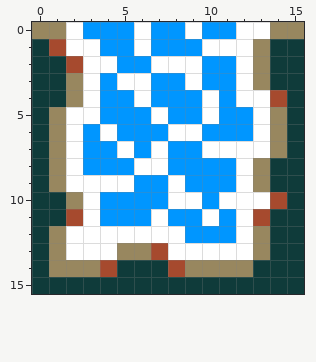
Two versions of one pixel-art file, ProjectMicro/Assets/Art/Tiles/Water_N.aseprite. Above: the version before the commit.
16x16 pixels, 1 frame.
Once edited:
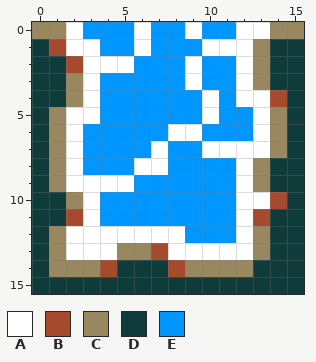
Palette (. is transparent): A #ffffff  B #a64a2e  C #98875f  D #0f3b3a  E #0096ff
Commit: Make water tile cells bigger
Difference:
@@ x 0..15 @@
  1 DBAAEEAEEEAAACDD
- 2 DDBAAEEAAAEEACDD
- 3 DDCAEAAEEAEEACDD
- 4 DDCAEEAEEEAEAABD
- 5 DCAAEEEAEEAEEACD
- 6 DCAEAEEEAAEEEACD
- 7 DCAEEAEAEEAAAACD
+ 2 DDBAAAEEEAEEACDD
+ 3 DDCAEEEEEAEEACDD
+ 4 DDCAEEEEEEAEAABD
+ 5 DCAAEEEEEEAEEACD
+ 6 DCAEEEEEAAEEEACD
+ 7 DCAEEEEAEEAAAACD
  8 DCAEEEAAEEEEACDD
- 9 DCAAAAEEAEEEACDD
-10 DDCAEEEEAAEAAABD
-11 DDBAEEEAEEAEABDD
+ 9 DCAAAAEEEEEEACDD
+10 DDCAEEEEEEEEAABD
+11 DDBAEEEEEEEEABDD
 12 DCAAAAAAAEEEACDD
Changed places in both pictures, as pixel boxes (x1, y1, x2, y2):
changed: (100, 56, 236, 226)
